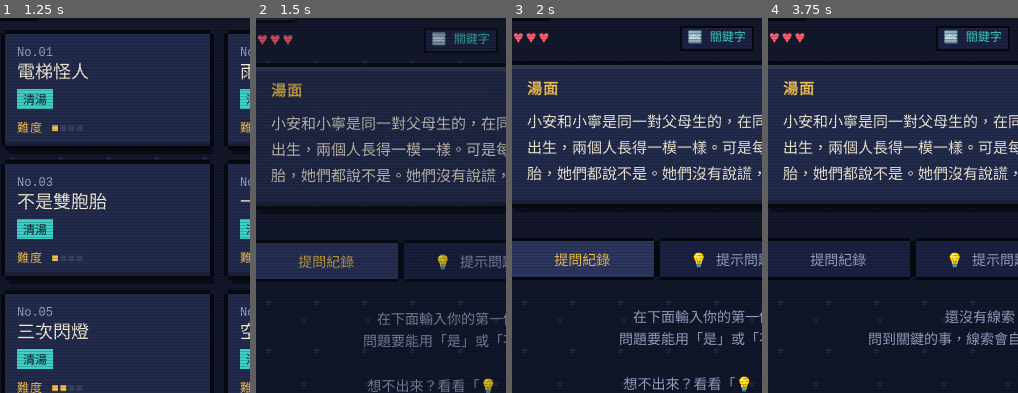
Above: before the commit, frames 1-4 (left to right).
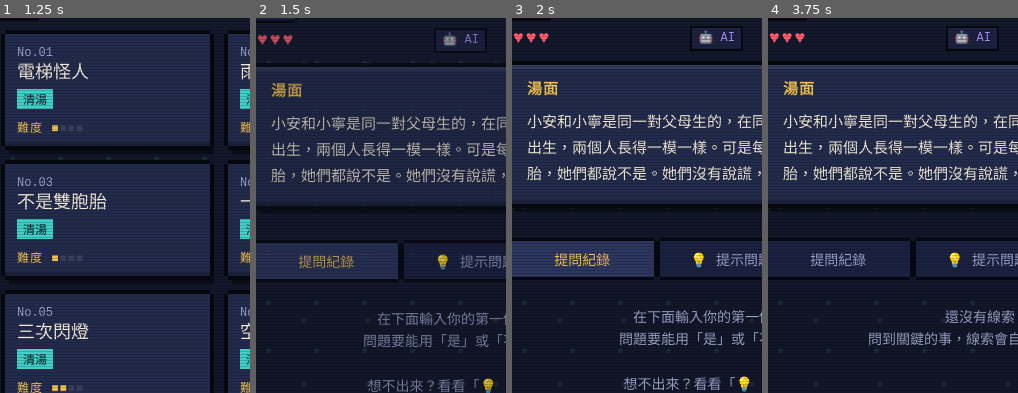
Above: after the commit, the same moments.

Repository: sihying0619/game-seaturtle
Game: browser game, page index.html
The game is run twice, just before and just after one commit, with the same random seed, the same clock (stepped at 60 frames per second) and the same inputs.
Inputs (mouse positions are % of the whole screen's width and height, from its top left):
- Up to frame 1 (1.25 s): click "▶ 開始遊戲" at 0.27 s; click (49, 57) at 1.07 s
- Up to frame 2 (1.5 s): click "No.03 不是雙胞胎 清湯 難度 ■■■■" at 1.27 s
- Up to frame 3 (2 s): click (31, 40) at 1.67 s; click (42, 86) at 1.87 s; type "5" at 1.87 s; tap Enter at 1.9 s
- Up to frame 4 (3.75 s): press the mouse at (69, 35) at 2.27 s; release the mouse at (50, 30) at 2.4 s; click "🏳 放棄" at 2.47 s; click (64, 70) at 2.87 s; click "問" at 3.07 s; click (26, 75) at 3.47 s; click "線索" at 3.67 s
The pictures show only the part of the screen within x 6-56%, y 7-57%; the shares and areas given below are measured in that part.

Frame 1 is identical in both runs. In frame 2, 0.6% of the frame differs, in the area x 70-94%, y 3-9%; in frame 3, 0.8%, in the area x 67-97%, y 2-9%; in frame 4, 0.8%.

Commit message:
Set AI endpoint for the application

Diff:
--- a/index.html
+++ b/index.html
@@ -361,7 +361,7 @@
    例如 "https://turtle-soup-ai.你的帳號.workers.dev"
    留空 = 只用關鍵字比對（不需要任何設定也能玩）
    ========================================================= */
-const AI_ENDPOINT = "";
+const AI_ENDPOINT = "seaturtle-ai.sihying0619.workers.dev";
 
 /* =========================================================
    題庫：每碗湯 = 湯面 + 湯底 + 問題(是y/不是n/不重要i) + 四選一
